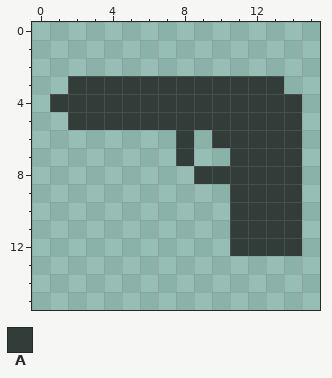
One commit to this pixel-art file: Assets/Textures/items.aseprite. Above, as it was before the edit.
16x16 pixels, 1 frame.
Palette (. is transparent): A #323c39
Pixels before, first column x 1:
 3 .AAAAAAAAAAAA.
 4 AAAAAAAAAAAAAA
 5 .AAAAAAAAAAAAA
 6 .......A.AAAAA
 7 .......A..AAAA
 8 ........AAAAAA
 9 ..........AAAA
10 ..........AAAA
11 ..........AAAA
12 ..........AAAA
After:
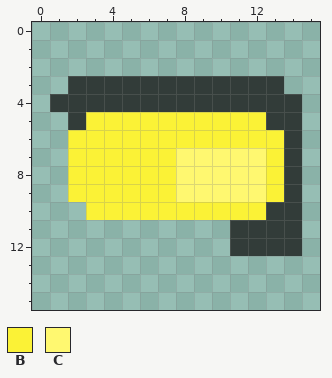
Colours new in this view: B #fbf236  C #fff870
Commit message: item system and character refactor
Difference:
layer "gold" added
Layer "gold":
y 5: x 3..12 AAAAAAAAAA -> BBBBBBBBBB
y 6: x 2..13 ......A.AAAA -> BBBBBBBBBBBB
y 7: x 2..13 ......A..AAA -> BBBBBBCCCCCB
y 8: x 2..13 .......AAAAA -> BBBBBBCCCCCB
y 9: x 2..13 .........AAA -> BBBBBBCCCCCB
y 10: x 3..12 ........AA -> BBBBBBBBBB
Pixel boxes of the changes (left, top, right, bottom) in both pictures:
changed: (68, 112, 284, 220)
